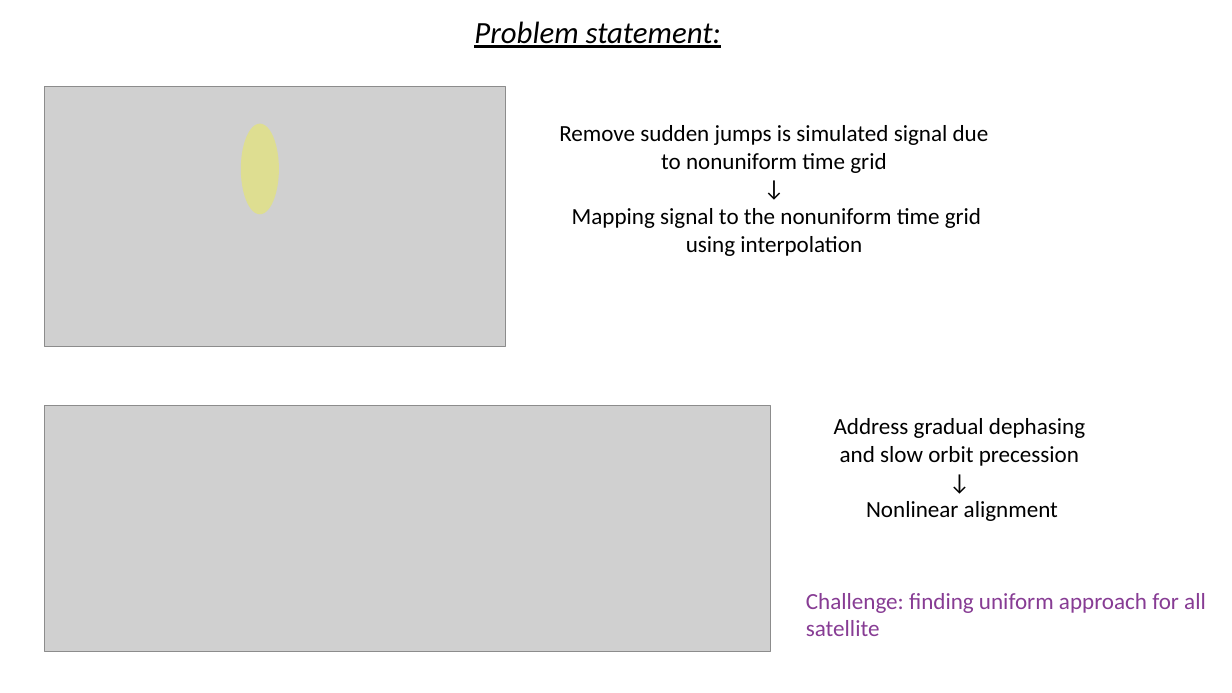
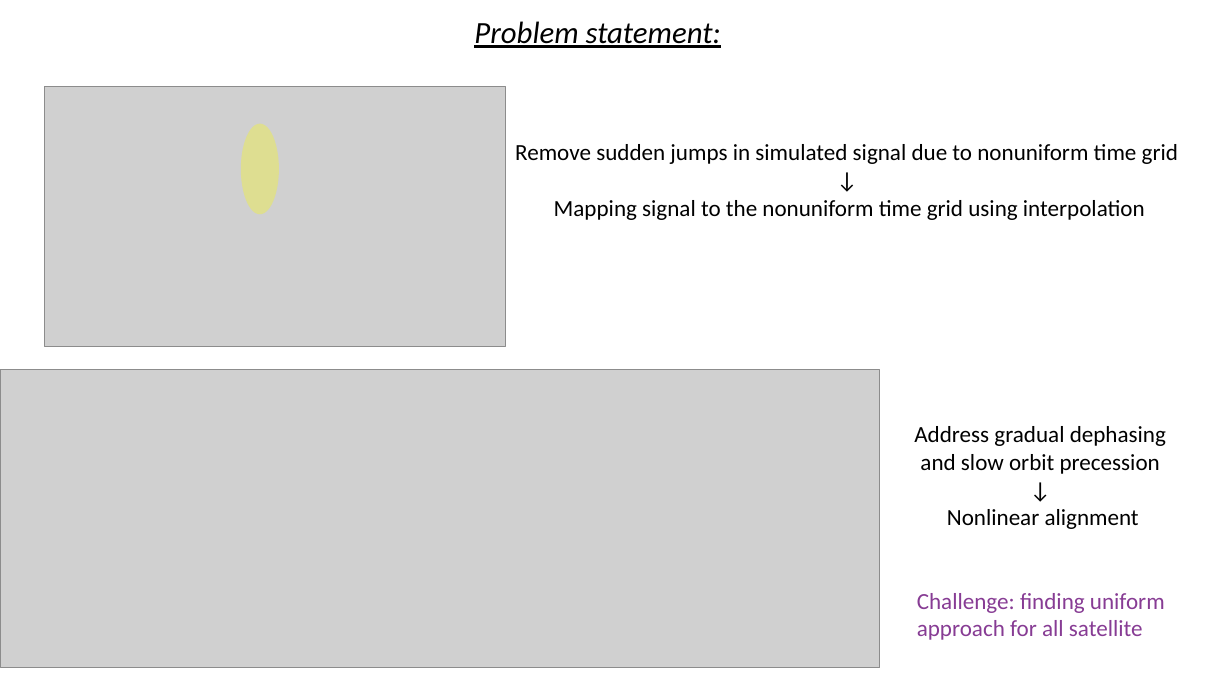
Before and after one commit to Mixanik-43/IDAO-2020, a slide deck: slide 2 of report.pptx. Drawn at 1232x693 pixels with LibreOffice and Linux fonts; fonts in the diff are those of the drawing; grey boxes stand for pictures. Boxes give left, top, right and bottom in pixels: in the first picture for what was removed or moved away, otherwise in the second. Text is boxed around its words. In the diff, an @@ line names an element or a change of style, - is before the commit and + after.

```diff
--- a/report.pptx
+++ b/report.pptx
@@ text "Remove sudden jumps in simulated ...": place and size @@
-text "Remove sudden jumps in simulated ..." at [559,125,989,256]
+text "Remove sudden jumps in simulated ..." at [515,144,1178,220]
@@ text at [515,144,1178,164]: text changed @@
-Remove sudden jumps is simulated signal due to nonuniform time grid
+Remove sudden jumps in simulated signal due to nonuniform time grid
@@ picture: place and size @@
-picture at [44,406,771,652]
+picture at [0,370,880,668]
@@ text "Address gradual dephasing and slow ...": place and size @@
-text "Address gradual dephasing and slow ..." at [834,418,1085,521]
+text "Address gradual dephasing and slow ..." at [914,426,1166,529]
@@ text "Challenge: finding uniform approach for ..." rewrapped from [806,593,1206,636] to [917,593,1165,640] @@
```
Also in this commit, not shown: 4 other slides changed.
